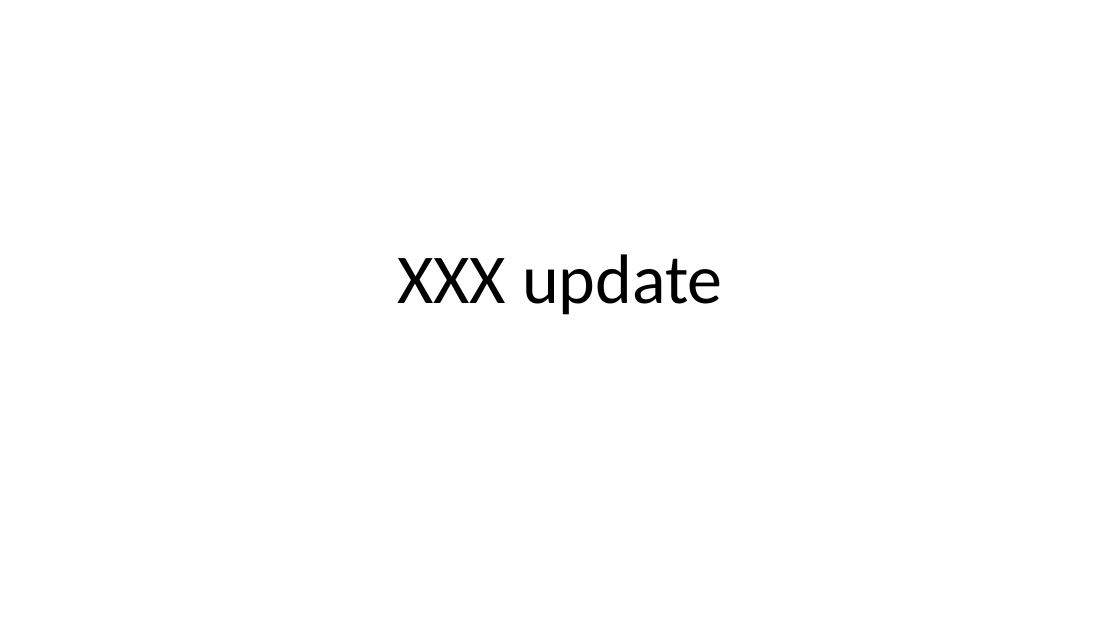
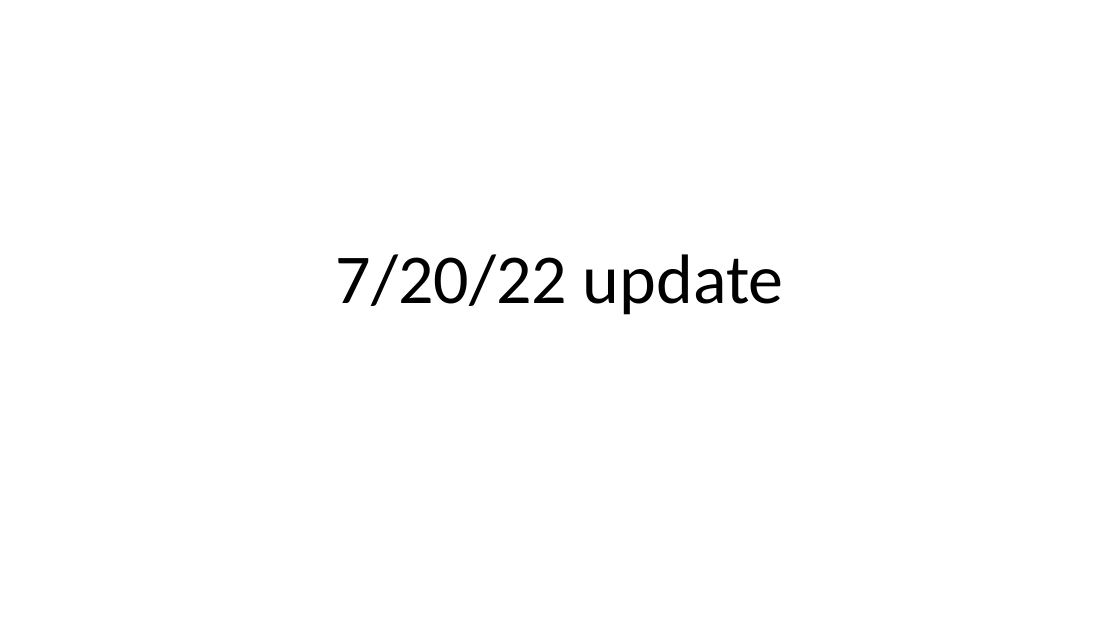
Before and after one commit to brian-arnold/epistasis_reanalysis, a slide deck: slide 28 of yeast_screens/yeast_screens_epistasis_summary.pptx (slide 29 before the commit). Drawn at 1120x630 pixels with LibreOffice and Linux fonts; fonts in the diff are those of the drawing. Boxes give left, top, right and bottom in pixels: in the first picture for what was removed or moved away, otherwise in the second. Text is boxed around its words. In the diff, an @@ line names an element or a change of style, - is before the commit and + after.

```diff
--- a/yeast_screens/yeast_screens_epistasis_summary.pptx
+++ b/yeast_screens/yeast_screens_epistasis_summary.pptx
@@ title at (x1=336, y1=254, x2=784, y2=315): text changed @@
-XXX update
+7/20/22 update
```
Also in this commit, not shown: 10 slides added, 1 slide removed, 8 other files.
